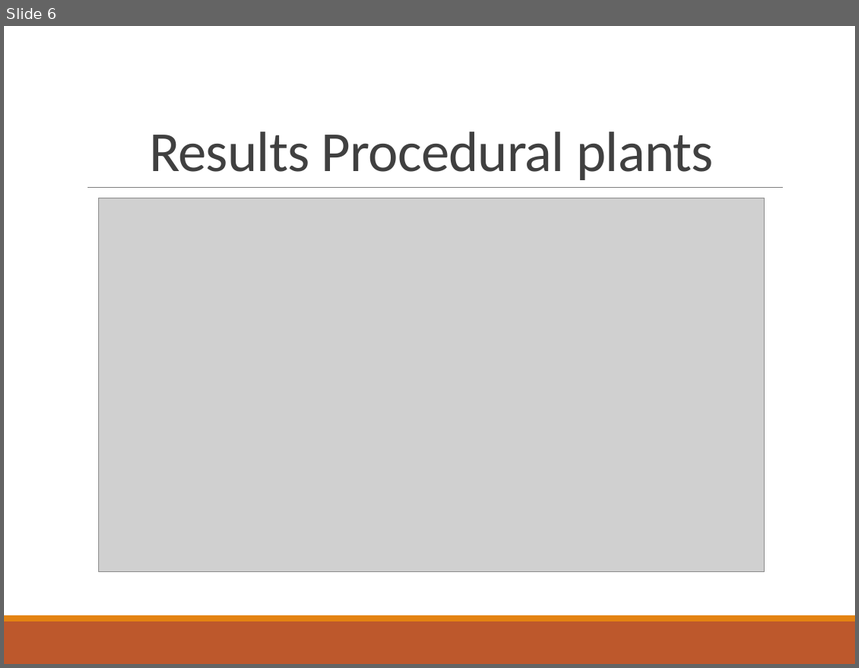
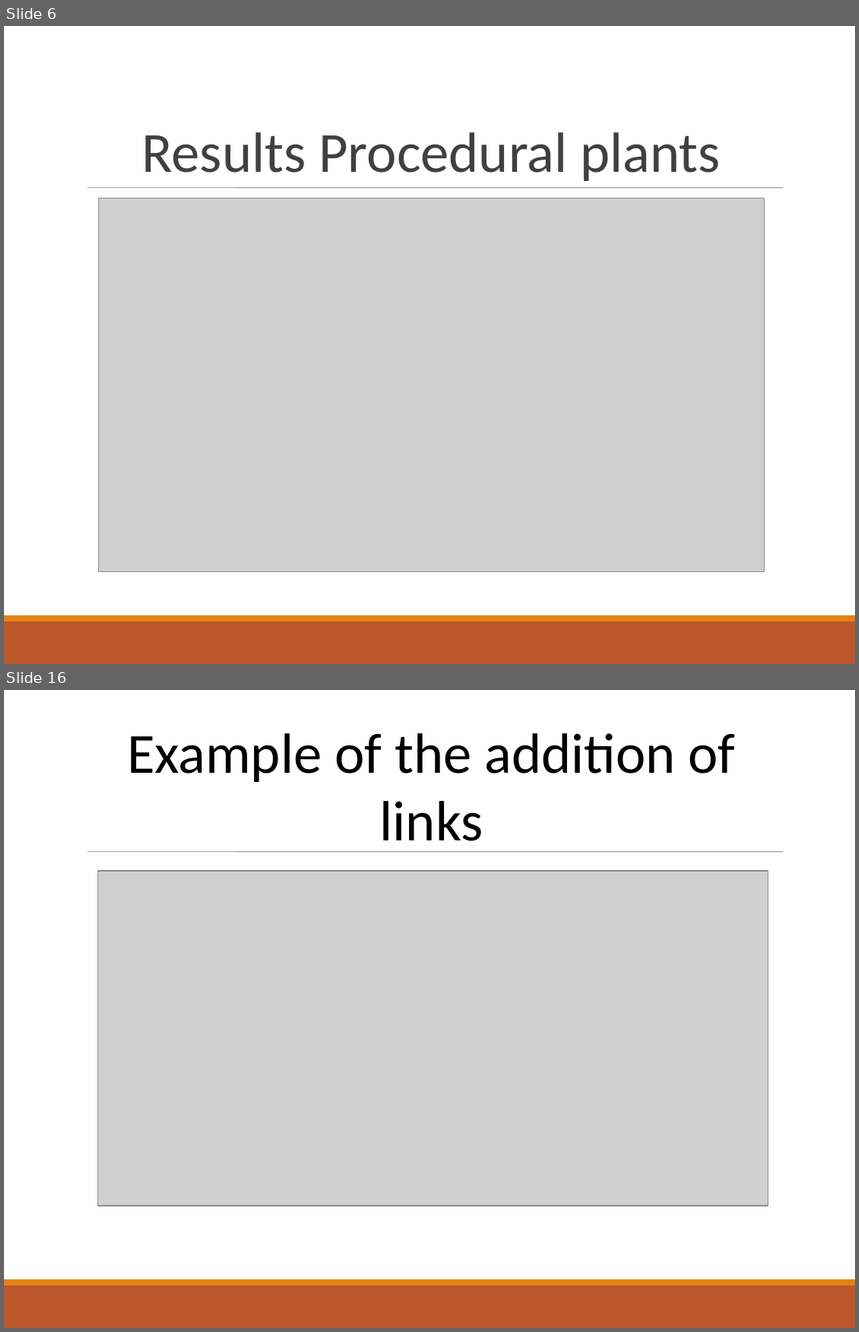
Before and after one commit to Philipp-M/ACG, a slide deck: proceduralTerrainAndTrees_project2/presentation/Advanced Computer Graphics.pptx. Shown one above the other, each under a label of ours: slide 6 before the commit, slides 6 and 16 after it; the slides between them are not shown. The pictures are 859x668 and 859x1332 pixels, drawn with LibreOffice and Linux fonts; fonts in the diff are those of the drawing; grey boxes stand for pictures. Boxes give left, top, right and bottom in pixels: in the first picture for what was removed or moved away, otherwise in the second. Text is boxed around its words. In the diff, an @@ line names an element or a change of style, - is before the commit and + after.

```diff
--- a/proceduralTerrainAndTrees_project2/presentation/Advanced Computer Graphics.pptx
+++ b/proceduralTerrainAndTrees_project2/presentation/Advanced Computer Graphics.pptx
@@ slide 16 added at (x1=4, y1=690, x2=855, y2=1328), background #FFFFFF; not listed: 3 template elements that a slide beside it also shows @@
@@ text added at (x1=127, y1=733, x2=735, y2=853), 48 pt, text #000000 @@
+Example of the addition of links
@@ picture added at (x1=97, y1=872, x2=768, y2=1207) @@
@@ slide 6 changed as well @@
@@ text "Results Procedural plants" at (x1=142, y1=132, x2=721, y2=181): letter spacing -0.5 to 0 pt; line spacing 0.85 to 1 @@
@@ line (88, 188) - (783, 188): stroke #808080 0.5 pt to #808080 0.51 pt @@
```
Also in this commit, not shown: 5 other slides changed, 11 other slides added, 1 slide removed, 2 other files.
